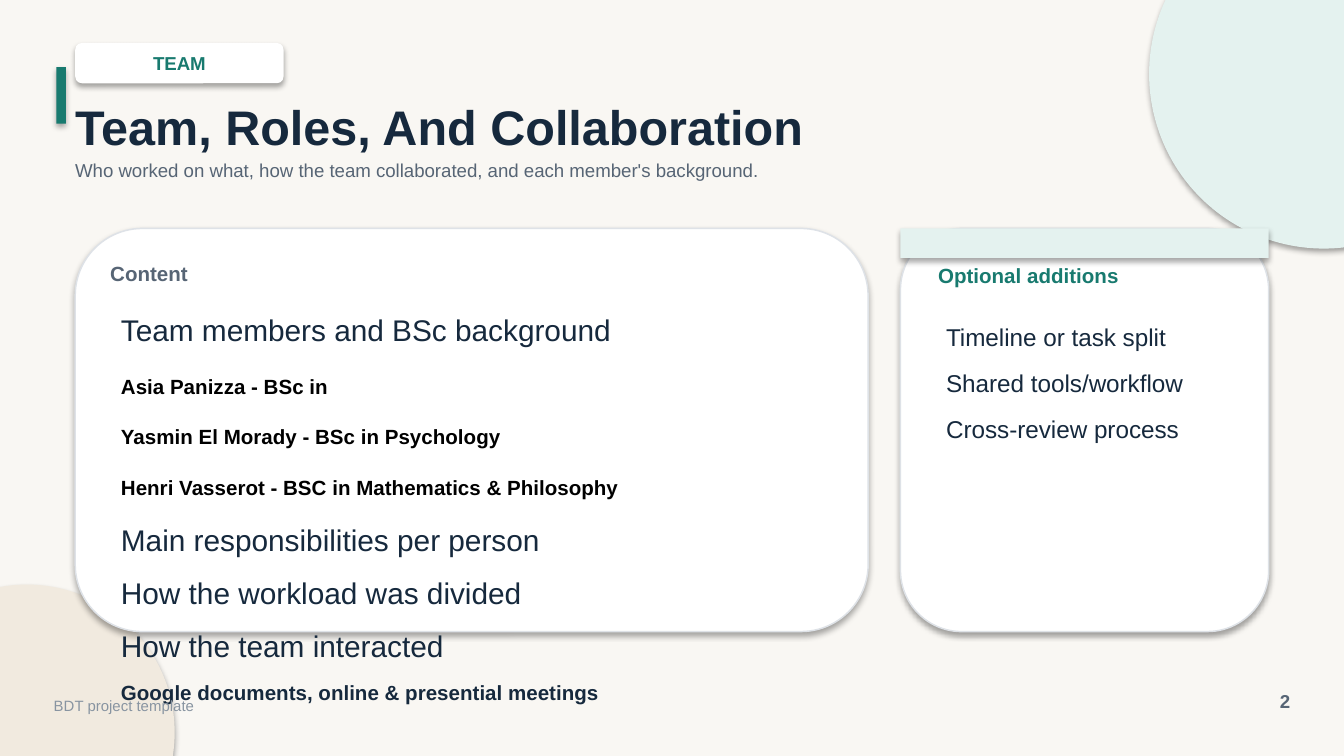
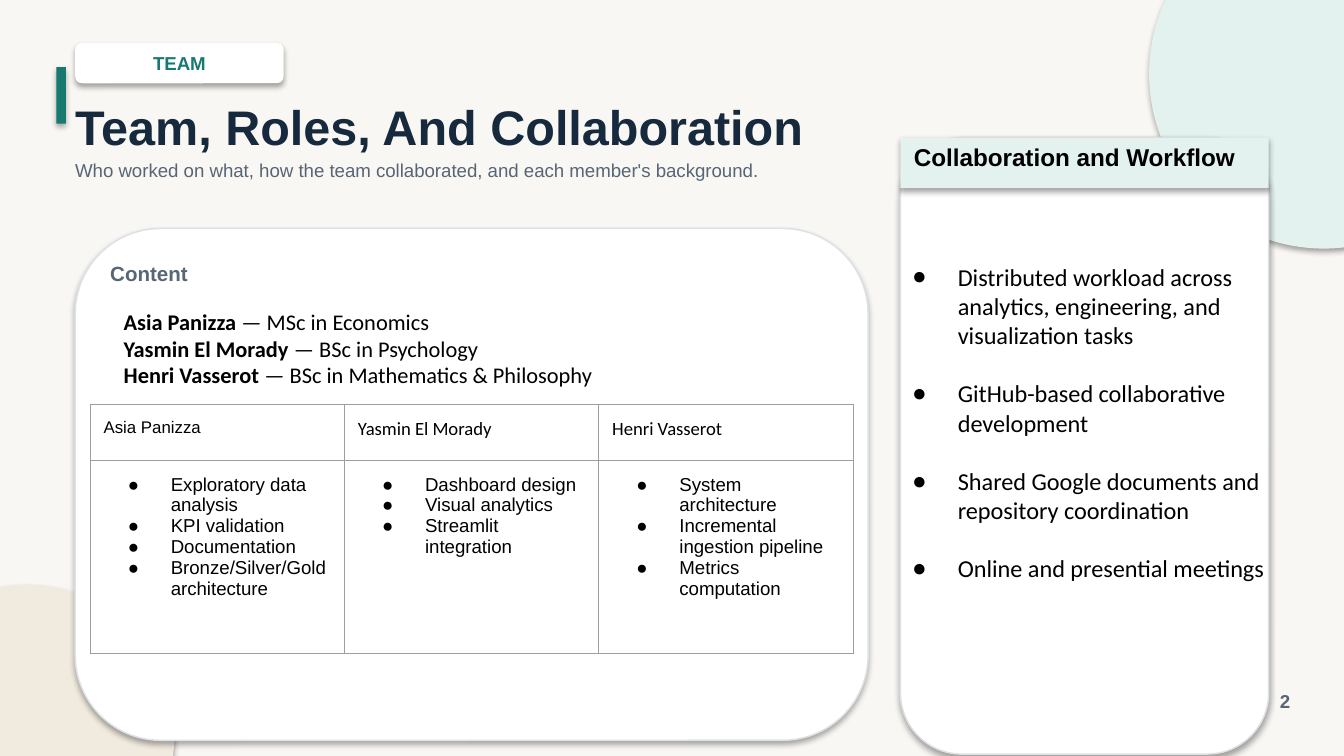
Before and after one commit to Big-data-court-hearings/project, a slide deck: slide 2 of docs/presentation/BDT_Project_Presentation.pptx. Drawn at 1344x756 pixels with LibreOffice and Linux fonts; fonts in the diff are those of the drawing. Boxes give left, top, right and bottom in pixels: in the first picture for what was removed or moved away, otherwise in the second. Text is boxed around its words. In the diff, an @@ line names an element or a change of style, - is before the commit and + after.

```diff
--- a/docs/presentation/BDT_Project_Presentation.pptx
+++ b/docs/presentation/BDT_Project_Presentation.pptx
@@ rounded rectangle: place and size @@
-rounded rectangle at (900, 228, 1269, 632)
+rounded rectangle at (900, 137, 1269, 754)
@@ rectangle added at (900, 137, 1269, 188), fill #E4F2EF, 13 pt, text #000000, bold @@
+Collaboration and Workflow
@@ rounded rectangle: place and size @@
-rounded rectangle at (75, 228, 868, 632)
+rounded rectangle at (75, 228, 868, 741)
@@ rectangle removed at (900, 228, 1269, 258) @@
@@ text removed at (938, 268, 1118, 288) @@
-Optional additions
@@ text added at (958, 269, 1263, 581), 13 pt, text #000000 @@
+● Distributed workload across analytics, engineering, and visualization tasks
+● GitHub-based collaborative development
+● Shared Google documents and repository coordination
+● Online and presential meetings
@@ text at (124, 314, 592, 387): text changed; size 11 to 12 pt; font Arial to Calibri; text colour #16293D to #000000; bold off @@
-Team members and BSc background
-Asia Panizza - BSc in
-Yasmin El Morady - BSc in Psychology
-Henri Vasserot - BSC in Mathematics & Philosophy
-Main responsibilities per person
-How the workload was divided
-How the team interacted
-Google documents, online & presential meetings
+Asia Panizza — MSc in Economics
+Yasmin El Morady — BSc in Psychology
+Henri Vasserot — BSc in Mathematics & Philosophy
@@ text removed at (946, 328, 1183, 443) @@
-Timeline or task split
-Shared tools/workflow
-Cross-review process
@@ table added at (90, 405, 852, 756), 2 rows, 3 columns @@
+Asia Panizza | Yasmin El Morady | Henri Vasserot
+Exploratory data analysis / KPI validation / Documentation / Bronze/Silver/Gold architecture | Dashboard design / Visual analytics / Streamlit integration | System architecture / Incremental ingestion pipeline / Metrics computation
@@ text removed at (54, 699, 194, 714) @@
-BDT project template
```
Also in this commit, not shown: 11 other slides changed, 2 slides added, 2 slides removed, 3 other files.
